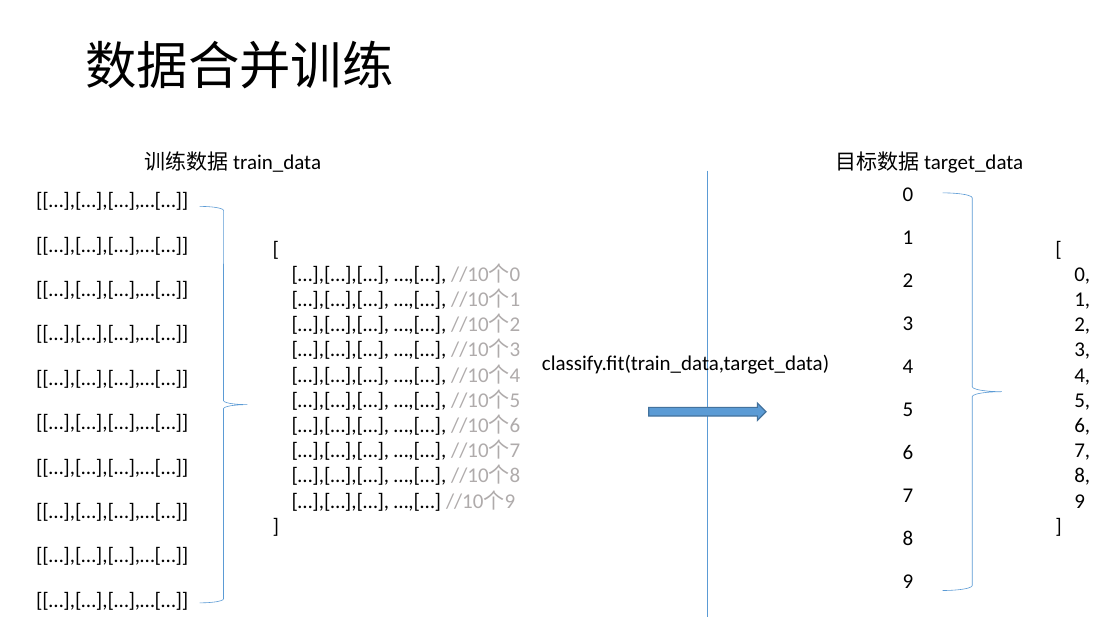
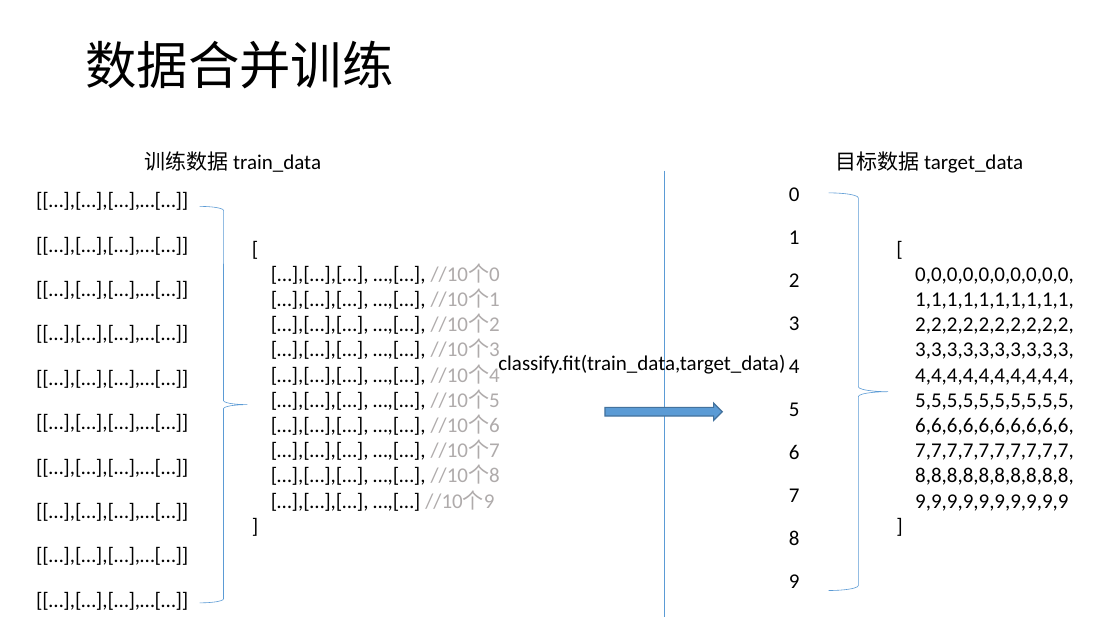
Before and after one commit to plter/HandwriteRecognizerCourse, a slide deck: slide 23 of 机器学习之手写识别.pptx. Drawn at 1120x630 pixels with LibreOffice and Linux fonts; fonts in the diff are those of the drawing. Boxes give left, top, right and bottom in pixels: in the first picture for what was removed or moved away, otherwise in the second. Text is boxed around its words. In the diff, an @@ line names an element or a change of style, - is before the commit and + after.

```diff
--- a/机器学习之手写识别.pptx
+++ b/机器学习之手写识别.pptx
@@ 1 text, 1 right arrow, 1 line: place and size @@
-1 text, 1 right arrow, 1 line at [542,171,829,618]
+1 text, 1 right arrow, 1 line at [498,171,785,618]
@@ 10 texts, 1 right brace: place and size @@
-10 texts, 1 right brace at [903,187,1002,591]
+10 texts, 1 right brace at [789,187,889,591]
@@ text "[": place and size @@
-text "[" at [446,264,520,510]
+text "[" at [425,264,500,510]
@@ text "[": place and size @@
-text "[" at [1074,267,1090,508]
+text "[" at [915,267,1074,511]
@@ text at [915,267,1074,511]: text changed @@
-0,
-1,
-2,
-3,
-4,
-5,
-6,
-7,
-8,
-9
+0,0,0,0,0,0,0,0,0,0,
+1,1,1,1,1,1,1,1,1,1,
+2,2,2,2,2,2,2,2,2,2,
+3,3,3,3,3,3,3,3,3,3,
+4,4,4,4,4,4,4,4,4,4,
+5,5,5,5,5,5,5,5,5,5,
+6,6,6,6,6,6,6,6,6,6,
+7,7,7,7,7,7,7,7,7,7,
+8,8,8,8,8,8,8,8,8,8,
+9,9,9,9,9,9,9,9,9,9
```
Also in this commit, not shown: 1 other slide changed, 2 slides added, 3 other files.
